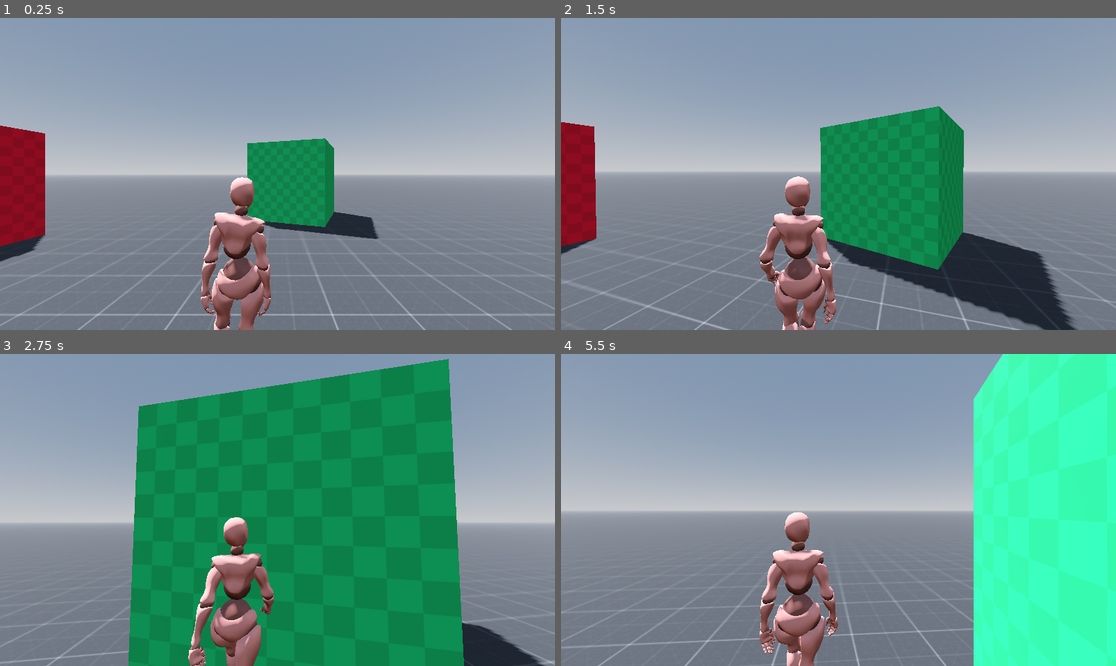
Above: before the commit, frames 1-4 (two rows, left to right).
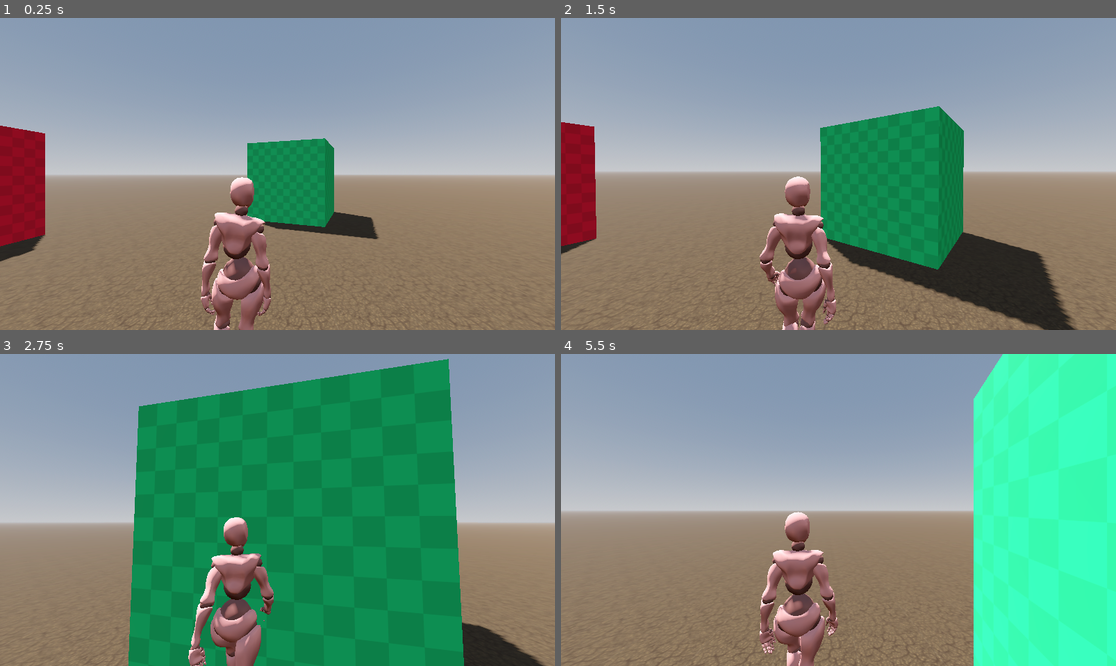
Above: after the commit, the same moments.

Repository: GummyWorm007/Demo
Game: Godot game, scene res://scenes/main.tscn
Two runs of this game, one before a commit and one after it. Both use one fixed random seed, a clock stepped at 60 frames per second and the inputs below.
Inputs (mouse positions are in pixels of both pictures, inside the frame that each line leads up to):
- Up to frame 1 (0.25 s): no input
- Up to frame 2 (1.5 s): tap Enter (ui_accept) at 0.5, 0.77 s; move the mouse to (866, 174) at 0.52 s; hold W (forward) from 0.53 s (still down); move the mouse to (810, 174) at 1.27 s
- Up to frame 3 (2.75 s): keep holding W (forward); tap Enter (ui_accept) at 1.52 s; move the mouse to (288, 503) at 2.02 s
- Up to frame 4 (5.5 s): keep holding W (forward); move the mouse to (832, 516) at 2.77 s; tap Enter (ui_accept) at 3.02, 3.77, 4.52 s; move the mouse to (877, 513) at 3.52 s; move the mouse to (794, 506) at 4.27 s; move the mouse to (844, 510) at 5.02 s

The runs differ from the first frame. In frame 1, 40% of the frame differs, in the area x 0-100%, y 50-100%; in frame 2, 33%; in frame 3, 17%; in frame 4, 32%.

Commit message:
Floor texture
I added a new texture to the floor to give it a dirt and gravel look

Diff:
--- a/scenes/main.tscn
+++ b/scenes/main.tscn
@@ -1,6 +1,6 @@
 [gd_scene load_steps=15 format=3 uid="uid://m7nrrnvjk4a3"]
 
-[ext_resource type="Texture2D" uid="uid://bba1ks6nk7pgj" path="res://Assessts/Textuers/Grids/Dark/texture_05.png" id="1_cwlj2"]
+[ext_resource type="Texture2D" uid="uid://bnnxg6ovqapi6" path="res://Assessts/Textuers/Floor/earth-texture/696.jpg" id="1_e1wm4"]
 [ext_resource type="Texture2D" uid="uid://cq1idl17glstg" path="res://Assessts/Textuers/Grids/Orange/texture_09.png" id="2_ynbav"]
 [ext_resource type="Texture2D" uid="uid://dnvsb831buwcx" path="res://Assessts/Textuers/Grids/Purple/texture_09.png" id="3_7pfyr"]
 [ext_resource type="Texture2D" uid="uid://bbwe7ec7rm37g" path="res://Assessts/Textuers/Grids/Green/texture_09.png" id="4_hqn28"]
@@ -23,8 +23,8 @@
 fog_enabled = true
 fog_density = 0.001
 
-[sub_resource type="StandardMaterial3D" id="StandardMaterial3D_cw06v"]
-albedo_texture = ExtResource("1_cwlj2")
+[sub_resource type="StandardMaterial3D" id="StandardMaterial3D_dtabt"]
+albedo_texture = ExtResource("1_e1wm4")
 uv1_triplanar = true
 
 [sub_resource type="StandardMaterial3D" id="StandardMaterial3D_8qmwj"]
Binary file added: Assessts/Textuers/Floor/earth-texture/696.jpg
Not shown, added: Assessts/Textuers/Floor/earth-texture/696.jpg.import
Not shown, added: Assessts/Textuers/Floor/earth-texture/License free.txt
Not shown, added: Assessts/Textuers/Floor/earth-texture/License premium.txt
Not shown: 1 places in scenes/main.tscn that only renumber resources
Not shown, added: Assessts/Textuers/Floor/earth-texture.zip
Not shown, added: Assessts/Textuers/Floor/earth-texture/696.eps
